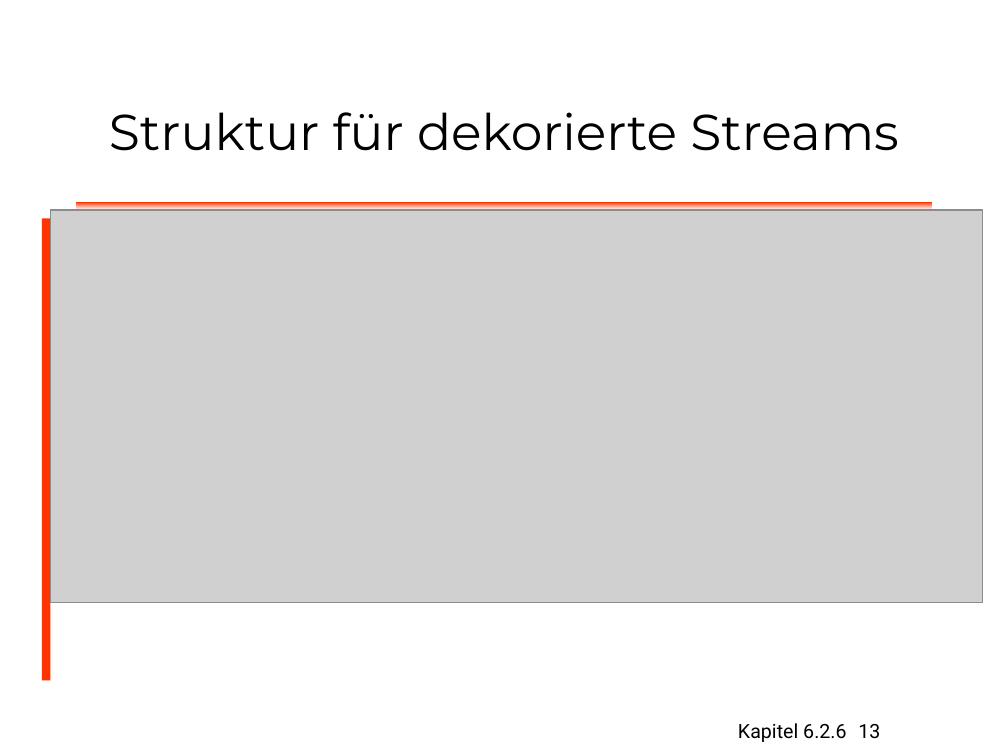
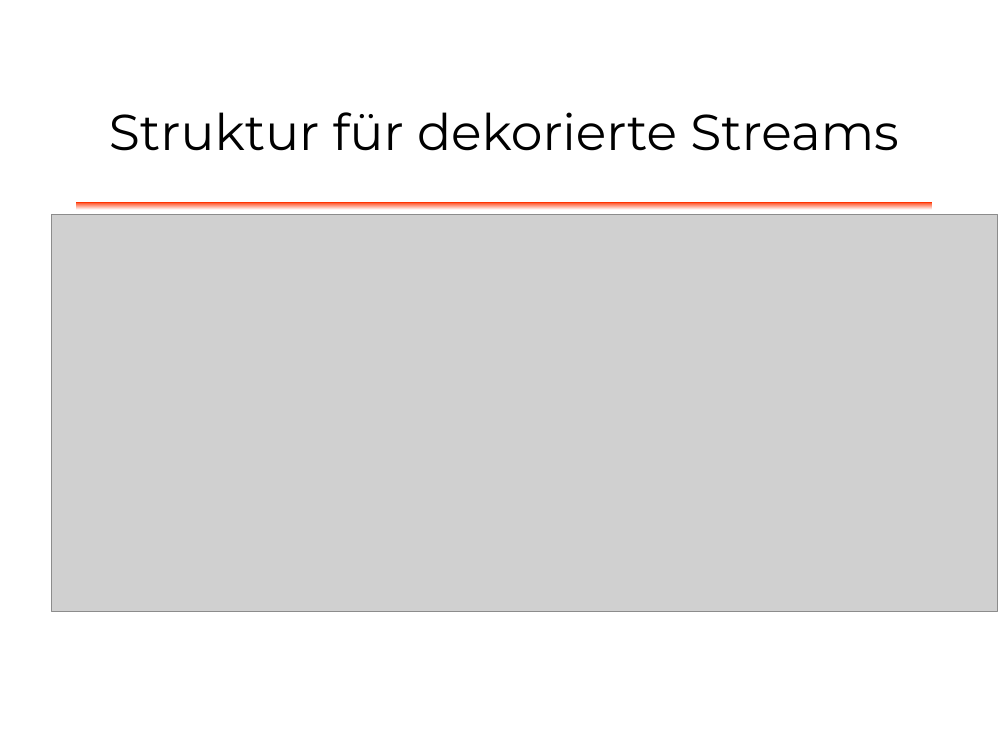
Before and after one commit to dlindner/vorlesung-se2-dhbw, a slide deck: slide 13 of added_2003/Entwurfsmuster/Entwurfsmuster Dekorierer.odp. Drawn at 1008x756 pixels with LibreOffice and Linux fonts; fonts in the diff are those of the drawing; grey boxes stand for pictures; background and template pictures are left out. Boxes give left, top, right and bottom in pixels: in the first picture for what was removed or moved away, otherwise in the second. Text is boxed around its words. In the diff, an @@ line names an element or a change of style, - is before the commit and + after.

```diff
--- a/added_2003/Entwurfsmuster/Entwurfsmuster Dekorierer.odp
+++ b/added_2003/Entwurfsmuster/Entwurfsmuster Dekorierer.odp
@@ rectangle removed at [42,219,50,680] @@
@@ picture: place and size @@
-picture at [50,210,983,603]
+picture at [51,215,998,612]
@@ text removed at [738,723,846,742] @@
-Kapitel 6.2.6
@@ page number removed at [858,724,880,739] @@
-13
```
Also in this commit, not shown: 15 other slides changed.
